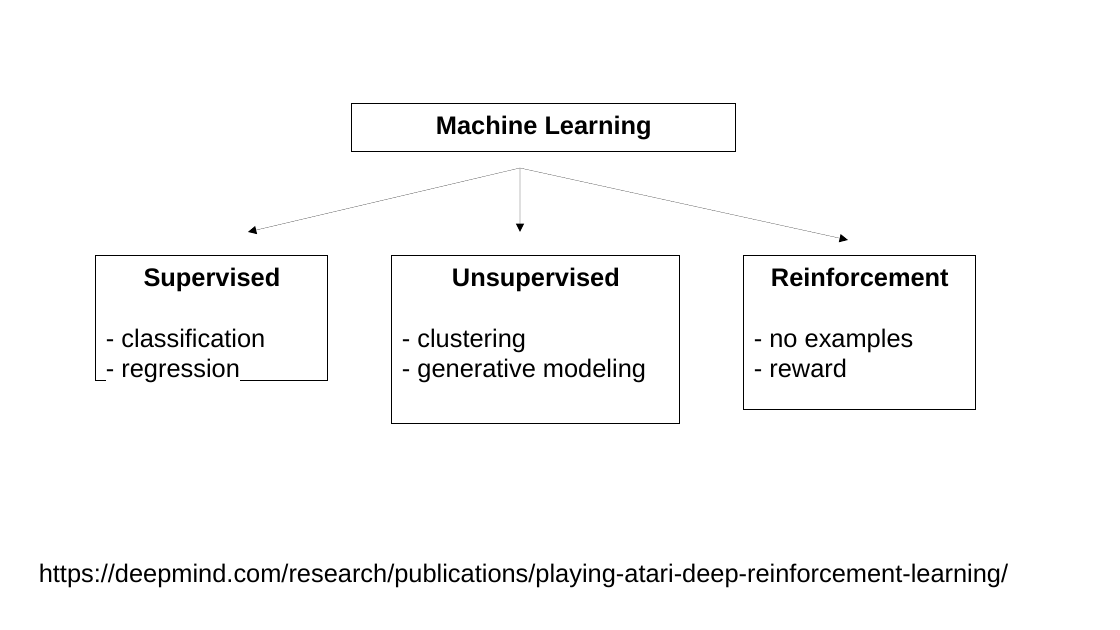
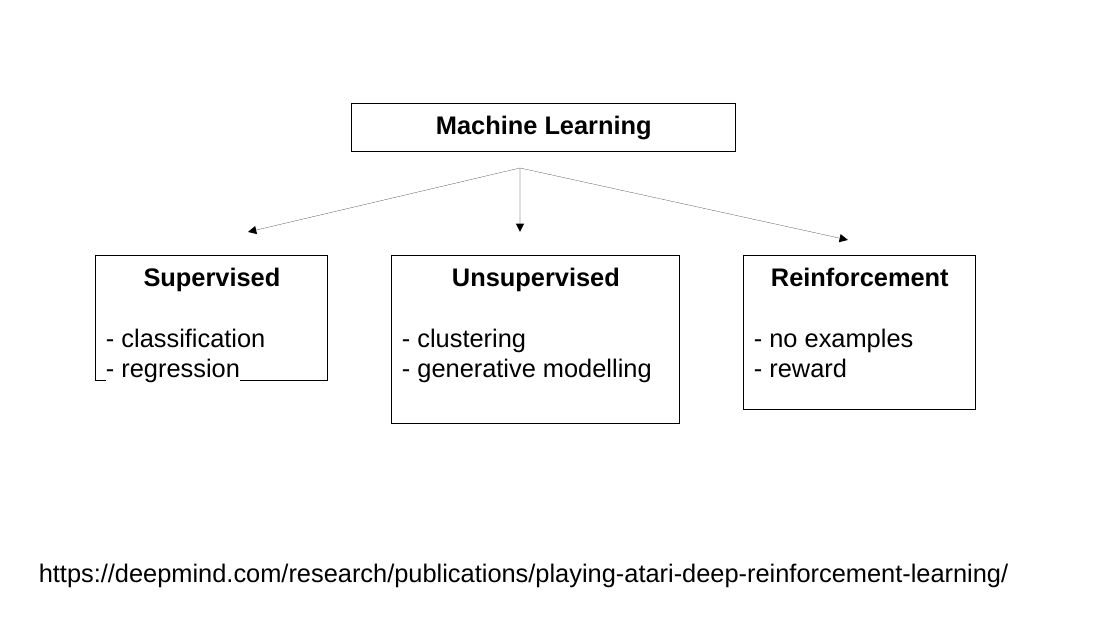
Before and after one commit to sky4walk/documents, a slide deck: slide 3 of QLearningExample.odp. Drawn at 1120x630 pixels with LibreOffice and Linux fonts; fonts in the diff are those of the drawing; background and template pictures are left out. Boxes give left, top, right and bottom in pixels: in the first picture for what was removed or moved away, otherwise in the second. Text is boxed around its words. In the diff, an @@ line names an element or a change of style, - is before the commit and + after.

```diff
--- a/QLearningExample.odp
+++ b/QLearningExample.odp
@@ text in rectangle at box(417, 358, 652, 383): text changed @@
-- generative modeling
+- generative modelling
```
Also in this commit, not shown: 1 other slide changed, 1 slide added, 1 slide removed, 2 other files.
